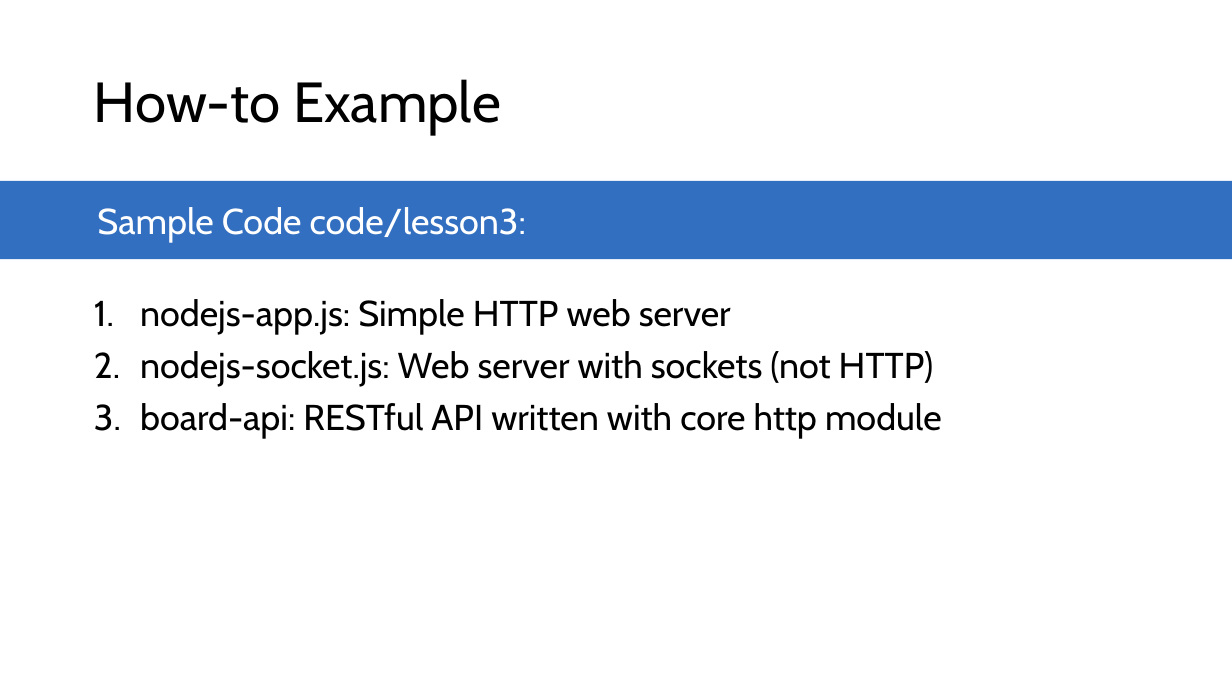
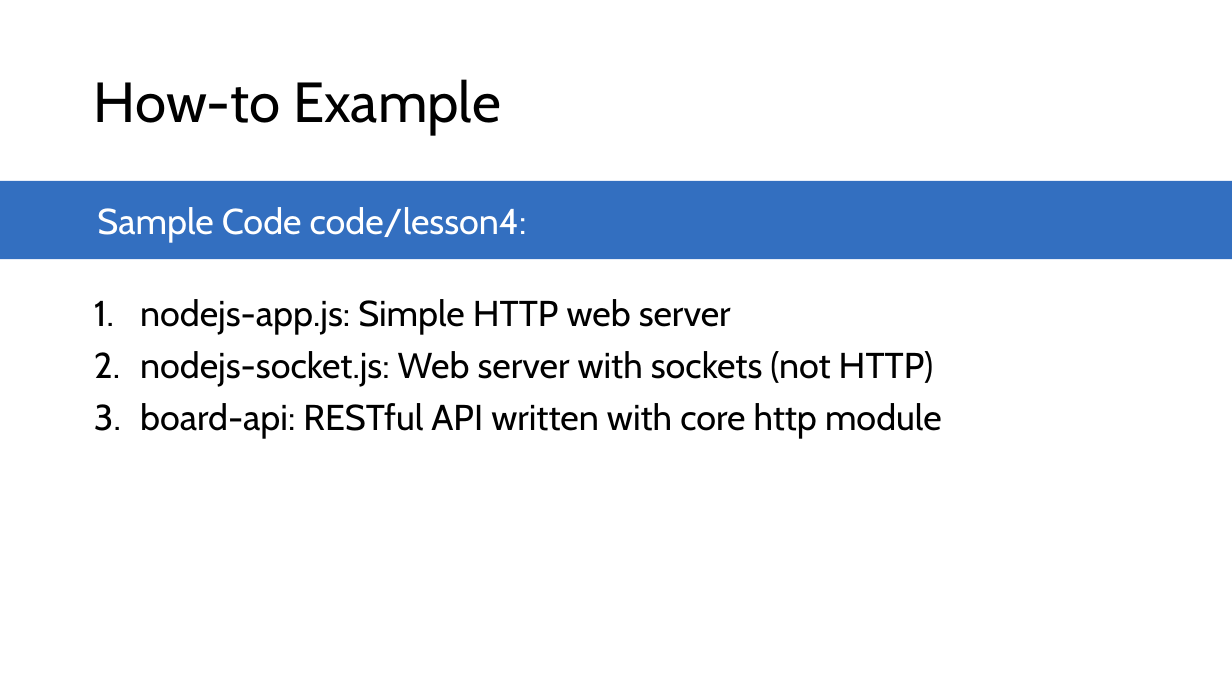
Before and after one commit to microsoft/AcademicContent, a slide deck: slide 10 of Complimentary Course Content/Module2/Lessons/Module2_Lesson4 Building a Web Application Server with Express.pptx. Drawn at 1232x693 pixels with LibreOffice and Linux fonts; fonts in the diff are those of the drawing. Boxes give left, top, right and bottom in pixels: in the first picture for what was removed or moved away, otherwise in the second. Text is boxed around its words. In the diff, an @@ line names an element or a change of style, - is before the commit and + after.

Commit message:
minor lab and lesson updates for Module2

```diff
--- a/Complimentary Course Content/Module2/Lessons/Module2_Lesson4 Building a Web Application Server with Express.pptx
+++ b/Complimentary Course Content/Module2/Lessons/Module2_Lesson4 Building a Web Application Server with Express.pptx
@@ text at (97,207,527,242): text changed @@
-Sample Code code/lesson3:
+Sample Code code/lesson4:
```
Also in this commit, not shown: 6 other files.
